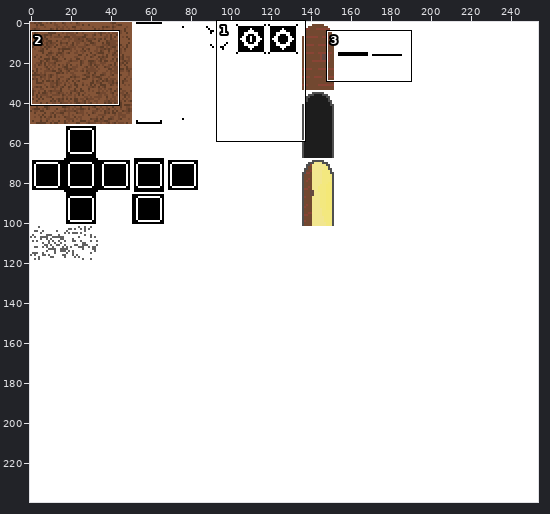
Edited in one commit: sprite sheet (imports/tileset_1-bit_360.png). Above: a wide view before the commit, with the close-up outlined.
Close-up. The starting point:
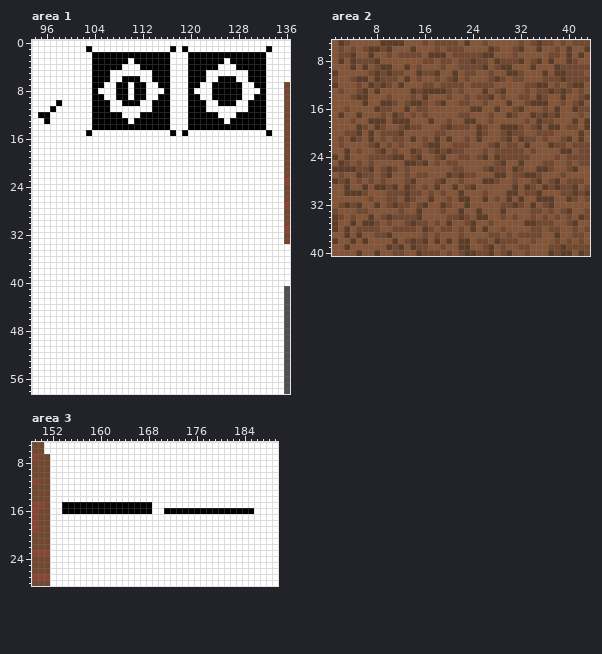
The file is 254x240 pixels. Colours within 5 levels of each other are drawn and written as one. Shown: area 1: x 94..136, y 0..58; area 2: x 1..43, y 5..40; area 3: x 149..189, y 5..28. The commit also changed other parts of the picture, which this record leaves out.
The result:
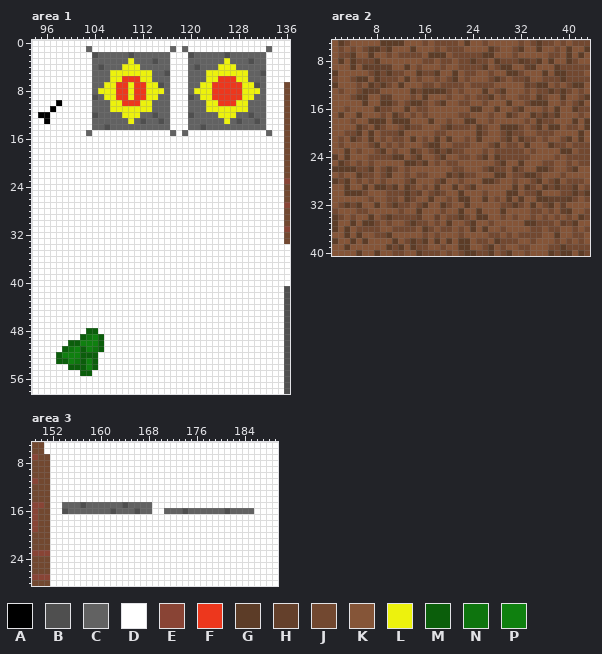
Palette (. is transparent): A #000000  B #4f4f4f  C #626262  D #ffffff  E #894435  F #ed371d  G #5c3c27  H #64402b  J #724830  K #855538  L #edf20d  M #0b5e0b  N #0e740e  P #0f800f
Edits made:
--- area 1
@@ x 94..136 @@
  0 DDDDDDDDDDDDDDDDDDDDDDDDDDDDDDDDDDDDDDDDDDD
- 1 DDDDDDDDDADDDDDDDDDDDDDADADDDDDDDDDDDDDADDD
- 2 DDDDDDDDDDAAAAAAAAAAAAADDDAAAAAAAAAAAAADDDD
- 3 DDDDDDDDDDAAAAAADAAAAAADDDAAAAAADAAAAAADDDD
- 4 DDDDDDDDDDAAAAADDDAAAAADDDAAAAADDDAAAAADDDD
- 5 DDDDDDDDDDAAADDDDDDDAAADDDAAADDDDDDDAAADDDD
- 6 DDDDDDDDDDAAADDAAADDAAADDDAAADDAAADDAAADDDD
- 7 DDDDDDDDDDAADDAADAADDAADDDAADDAAAAADDAADDDJ
- 8 DDDDDDDDDDADDDAADAADDDADDDADDDAAAAADDDADDDJ
- 9 DDDDDDDDDDAADDAADAADDAADDDAADDAAAAADDAADDDJ
-10 DDDDADDDDDAAADDAAADDAAADDDAAADDAAADDAAADDDJ
-11 DDDADDDDDDAAADDDDDDDAAADDDAAADDDDDDDAAADDDJ
-12 DAADDDDDDDAAAAADDDAAAAADDDAAAAADDDAAAAADDDJ
-13 DDADDDDDDDAAAAAADAAAAAADDDAAAAAADAAAAAADDDJ
-14 DDDDDDDDDDAAAAAAAAAAAAADDDAAAAAAAAAAAAADDDJ
-15 DDDDDDDDDADDDDDDDDDDDDDADADDDDDDDDDDDDDADDJ
+ 1 DDDDDDDDDCDDDDDDDDDDDDDCDCDDDDDDDDDDDDDCDDD
+ 2 DDDDDDDDDDBCCCCCBCCCCCCDDDBCCCCCBCCCCCCDDDD
+ 3 DDDDDDDDDDCCCCCCLCCCBCCDDDCCCCCCLCCCBCCDDDD
+ 4 DDDDDDDDDDCBCCCLLLCCCCCDDDCBCCCLLLCCCCCDDDD
+ 5 DDDDDDDDDDCCCLLLLLLLCCBDDDCCCLLLLLLLCCBDDDD
+ 6 DDDDDDDDDDCCCLLFFFLLCCCDDDCCCLLFFFLLCCCDDDD
+ 7 DDDDDDDDDDCCLLFFLFFLLBCDDDCCLLFFFFFLLBCDDDJ
+ 8 DDDDDDDDDDCLLLFFLFFLLLCDDDCLLLFFFFFLLLCDDDJ
+ 9 DDDDDDDDDDBCLLFFLFFLLCCDDDBCLLFFFFFLLCCDDDJ
+10 DDDDADDDDDCCCLLFFFLLCCCDDDCCCLLFFFLLCCCDDDJ
+11 DDDADDDDDDCCCLLLLLLLCCCDDDCCCLLLLLLLCCCDDDJ
+12 DAADDDDDDDBCCCCLLLCCBCCDDDBCCCCLLLCCBCCDDDJ
+13 DDADDDDDDDCCCCCCLCBCCBCDDDCCCCCCLCBCCBCDDDJ
+14 DDDDDDDDDDCCBCCCCCCCCCCDDDCCBCCCCCCCCCCDDDJ
+15 DDDDDDDDDCDDDDDDDDDDDDDCDCDDDDDDDDDDDDDCDDJ
 16 DDDDDDDDDDDDDDDDDDDDDDDDDDDDDDDDDDDDDDDDDDJ
@@ x 96..107 @@
 47 DDDDDDDDDDDD
-48 DDDDDDDDDDDD
-49 DDDDDDDDDDDD
-50 DDDDDDDDDDDD
-51 DDDDDDDDDDDD
-52 DDDDDDDDDDDD
-53 DDDDDDDDDDDD
-54 DDDDDDDDDDDD
-55 DDDDDDDDDDDD
+48 DDDDDDDMMDDD
+49 DDDDDDMNPMDD
+50 DDDDMMPPPMDD
+51 DDDMNPMPNMDD
+52 DDMPPPMMMDDD
+53 DDMMPNMPMDDD
+54 DDDDMMMPMDDD
+55 DDDDDDMMDDDD
 56 DDDDDDDDDDDD
--- area 2
@@ x 1..43 @@
  7 KJJGKKGKKJKJJJJKGGGKJJJJJGGKKKJKKKKKJJKGKGK
- 8 KGKGJJJGKKKKKKKJJKJJKJJGJJKGJJJGKJGKGKKGJKK
- 9 KKKGKGKJGGKKGKJKKKJKKJJJJGKJGGKKKGKKKGJJJJJ
+ 8 KGKGJJJGKKKKKKKJJKJJKJJGJJKGJJJGHJGKGKKGJKK
+ 9 KKKGKGHHHHKKGKJKKKJKKJJJJGKJGGKKHGKKKGJJJJJ
 10 GKKKKKJGJGJJKKGJJGKKGKJJKKJKKGGJKKKGKGGJJJK
-11 JKKJGGKGJJJKGKJKKJKJGKJKKKJGJKJJKKKJJJGJJJJ
-12 GKKKJKGJGJKGKKKJJKJJJJKJJJJKKKKKJJGGKJKJGGK
-13 KJKKJGKGKKKKKGJGGGGJKJKKKGKJGKKKJKJJGJGJKJK
-14 KKKJGGKKKJKKKJKGKKKJKKJKJJGKJKKJJKGJKKGKKJG
+11 JKKJGGKGJJJKGKJKKJKJGKJKKKJGJKJJHKKJJJGJJJJ
+12 GKKKJKGJGJKGKKKJJKJJJJKJJJJKKKKKHJGGKJKJGGK
+13 KJKKJGHHKKKKKGJGGGGJKJKKKGKJGKKKJKJJGJGJKJK
+14 KKKJGGKKHHKKKJKGKKKJKKJKJJGKJKKJJKGJKKGKKJG
 15 KKKKKGKKGGJKJGGJKJGKKJJKKJKKKGKKJGGGKKJKJGK
@@ x 13..41 @@
 29 GJKJKGKKGKJGKKKKKKGKGJKGJGJJG
-30 GJJKJKJKKGKKKJKKKGGKJJGKKKJJG
-31 GJKKGKKJKGGKKGKJKGKGKKGGGKKGJ
-32 JKJGKKGJKKGKKKKKJJGJKGKJGKKKK
-33 KKGKKKJKKGKKGKKKGKKKKJJKJKJGK
-34 JJGKKKKJJGJKGGKKJKJKKJKJKJKJK
-35 JGJJKJKGKKJGKKJKKKKKGGJJJKKJG
+30 GJHKJHJKKGKKKJKKKGGKJJGKKKJJG
+31 GJKKGKKJKGGKKGKJKGKGKKGGHHHGJ
+32 JKJGKKGJKKGKKKKKJJGJKGKJGKHKK
+33 KKGKKKJKKGKKGKKKGKKKKJJKJKHGK
+34 JJHKKHKJJGJKGGKKJKJKKJKJKJKJK
+35 JGJJKJKGKKJGKKJKKKKKGGJJJKHJG
 36 JJKGJKJJKJKGKGKKJKKKKJJKJJKKJ
--- area 3
@@ x 149..189 @@
 14 JJJDDDDDDDDDDDDDDDDDDDDDDDDDDDDDDDDDDDDDD
-15 EEJDDAAAAAAAAAAAAAAADDDDDDDDDDDDDDDDDDDDD
-16 EJJDDAAAAAAAAAAAAAAADDAAAAAAAAAAAAAAADDDD
+15 EEJDDCCCBCCCCCCBCCCCDDDDDDDDDDDDDDDDDDDDD
+16 EJJDDBCCCCCCCBCCCBCCDDCCCBCCCCCCBCCCCDDDD
 17 EJJDDDDDDDDDDDDDDDDDDDDDDDDDDDDDDDDDDDDDD
Changed places in both close-ups, as pixel boxes (x1, y1, x2, y2):
changed: (86, 46, 272, 136)
changed: (56, 328, 104, 376)
changed: (524, 58, 530, 88)
changed: (368, 64, 392, 100)
changed: (416, 190, 440, 220)
changed: (548, 196, 566, 226)
changed: (62, 502, 254, 514)
